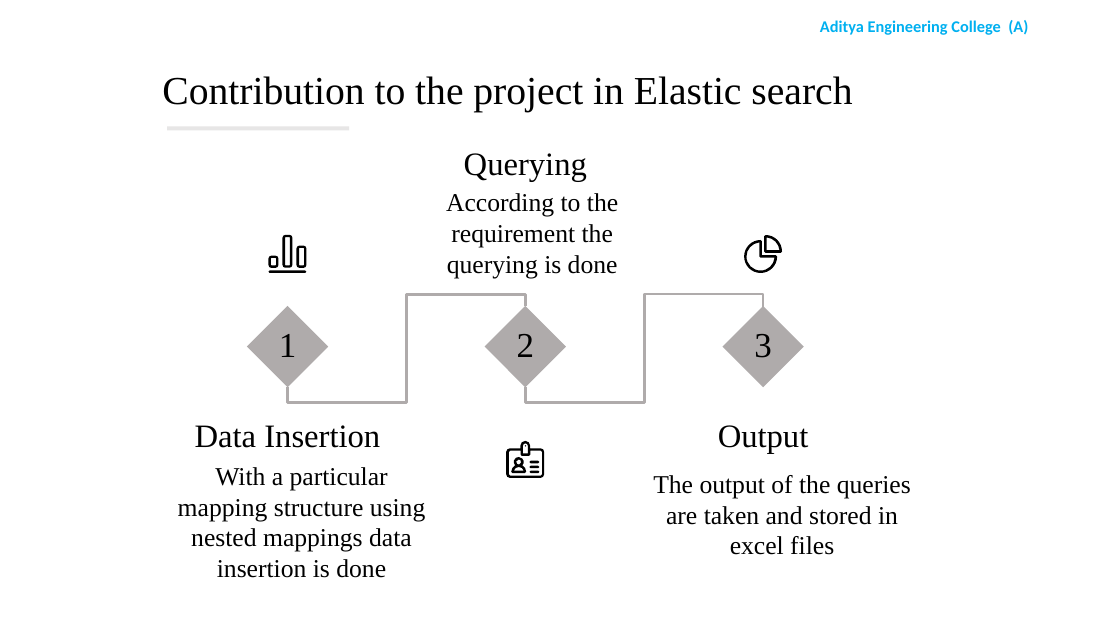
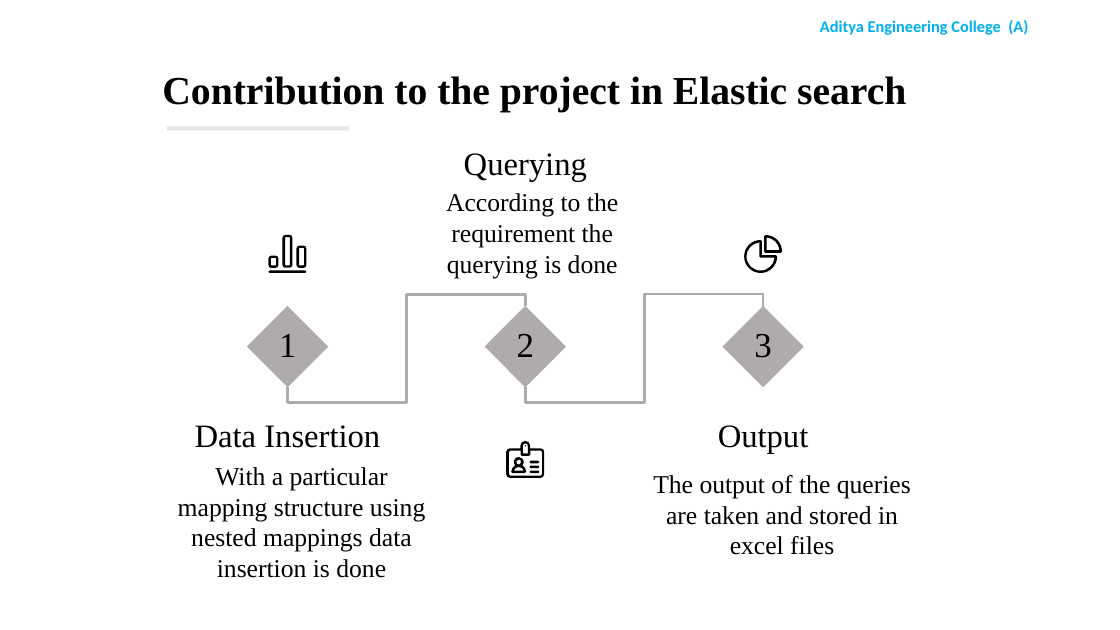
Before and after one commit to mehar-srinivas-chowdari/git-learning, a slide deck: slide 10 of college_internship_presentation.pptx. Drawn at 1120x630 pixels with LibreOffice and Linux fonts; fonts in the diff are those of the drawing; background and template pictures are left out. Boxes give left, top, right and bottom in pixels: in the first picture for what was removed or moved away, otherwise in the second. Text is boxed around its words. In the diff, an @@ line names an element or a change of style, - is before the commit and + after.

```diff
--- a/college_internship_presentation.pptx
+++ b/college_internship_presentation.pptx
@@ text "Contribution to the project in ..." at (162, 76, 906, 112): bold on @@
```
Also in this commit, not shown: 2 other slides changed.
